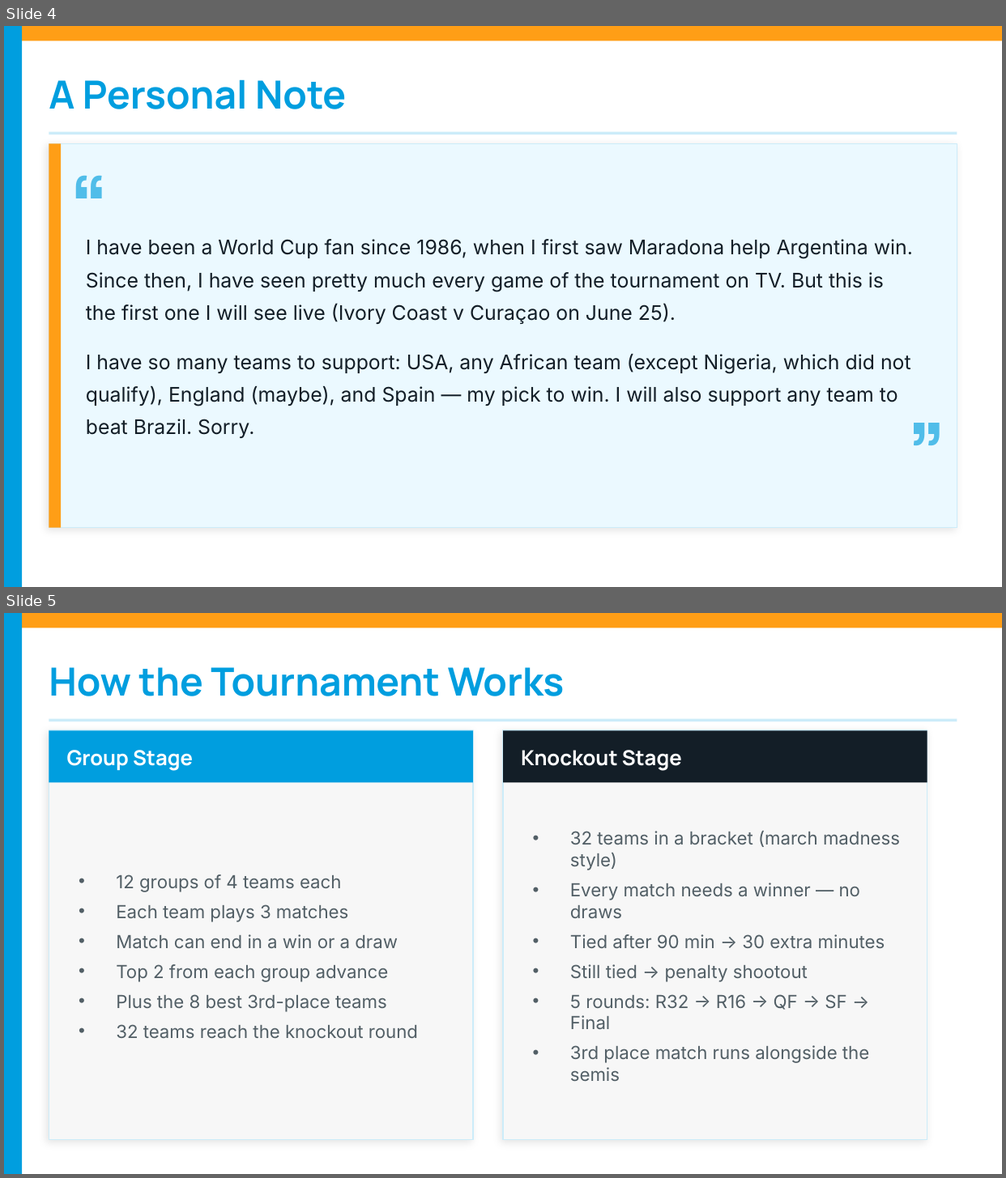
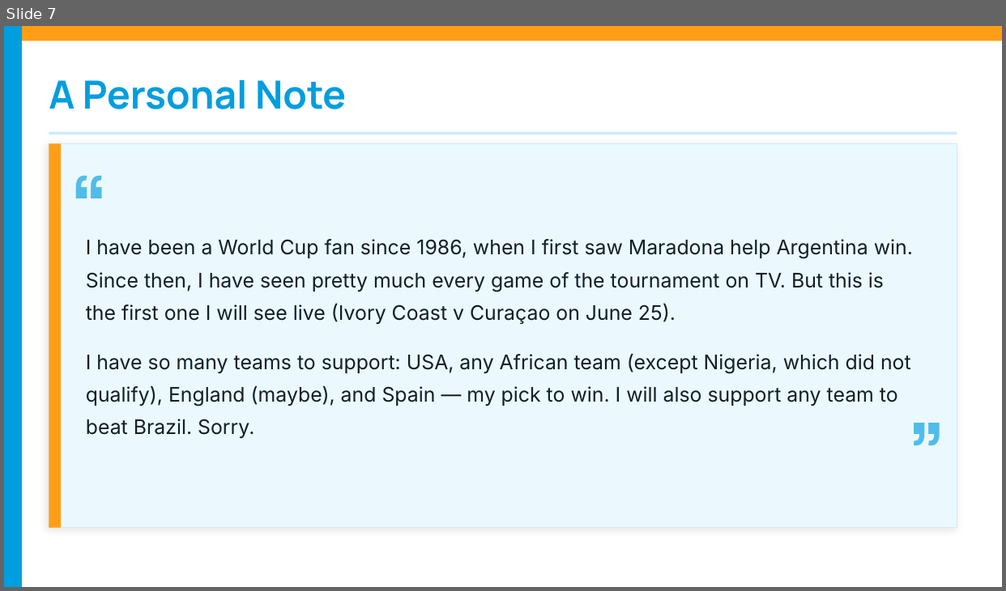
Before and after one commit to riteshwarade/wc26, a slide deck: WC2026_Pool_Intro.pptx. Shown one above the other, each under a label of ours: slides 4 and 5 before the commit, slide 7 after it. The pictures are 1006x1178 and 1006x591 pixels, drawn with LibreOffice and Linux fonts; fonts in the diff are those of the drawing. Boxes give left, top, right and bottom in pixels: in the first picture for what was removed or moved away, otherwise in the second. Text is boxed around its words. In the diff, an @@ line names an element or a change of style, - is before the commit and + after.

```diff
--- a/WC2026_Pool_Intro.pptx
+++ b/WC2026_Pool_Intro.pptx
@@ slide 5 removed at [4, 613, 1002, 1174], background #FFFFFF @@
@@ rectangle removed at [4, 613, 1002, 628] @@
@@ rectangle removed at [4, 613, 22, 1174] @@
@@ text removed at [49, 667, 565, 696] @@
-How the Tournament Works
@@ rectangle removed at [49, 719, 957, 722] @@
@@ rectangle removed at [49, 730, 473, 1139] @@
@@ rectangle removed at [49, 730, 473, 782] @@
@@ rectangle removed at [503, 730, 927, 1139] @@
@@ rectangle removed at [503, 730, 927, 782] @@
@@ text removed at [67, 750, 193, 771] @@
-Group Stage
@@ text removed at [521, 750, 682, 771] @@
-Knockout Stage
@@ text removed at [570, 831, 900, 1081] @@
-• 32 teams in a bracket (march madness style)
-• Every match needs a winner — no draws
-• Tied after 90 min → 30 extra minutes
-• Still tied → penalty shootout
-• 5 rounds: R32 → R16 → QF → SF → Final
-• 3rd place match runs alongside the semis
@@ text removed at [116, 875, 418, 1038] @@
-• 12 groups of 4 teams each
-• Each team plays 3 matches
-• Match can end in a win or a draw
-• Top 2 from each group advance
-• Plus the 8 best 3rd-place teams
-• 32 teams reach the knockout round
@@ what was slide 4 is now slide 7 @@
```
Also in this commit, not shown: 4 slides changed, 8 slides added, 1 other slide removed, 4 other files.
